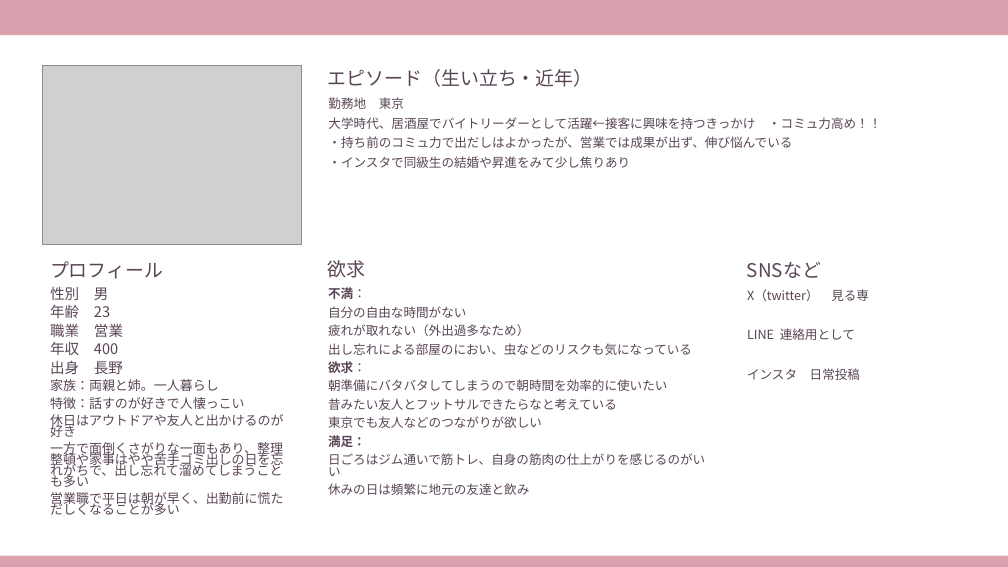
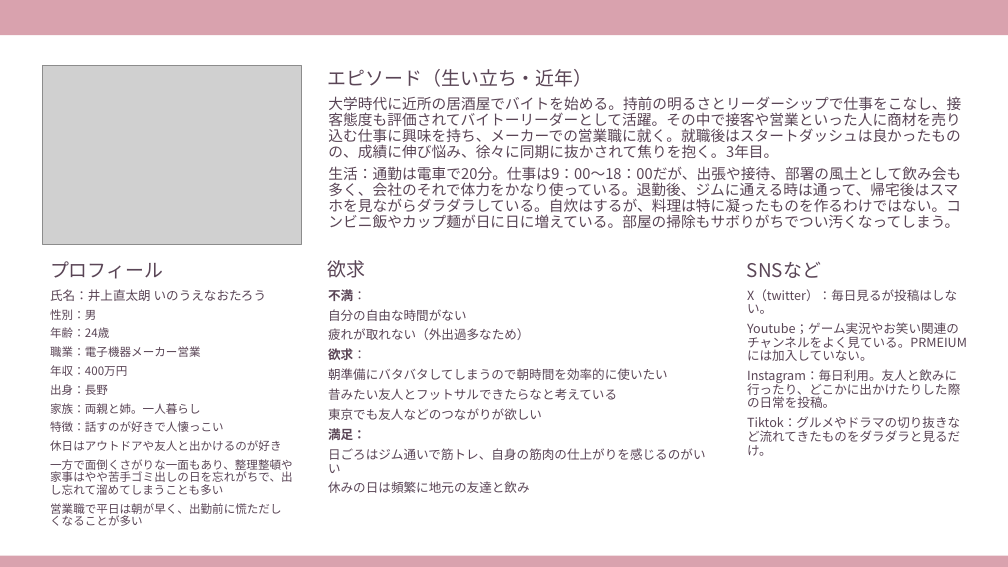
Before and after one commit to plusdojo2025/F3, a slide deck: slide 2 of documents/01_ペルソナ設定シート.pptx. Drawn at 1008x567 pixels with LibreOffice and Linux fonts; fonts in the diff are those of the drawing; grey boxes stand for pictures. Boxes give left, top, right and bottom in pixels: in the first picture for what was removed or moved away, otherwise in the second. Text is boxed around its words. In the diff, an @@ line names an element or a change of style, - is before the commit and + after.

```diff
--- a/documents/01_ペルソナ設定シート.pptx
+++ b/documents/01_ペルソナ設定シート.pptx
@@ text at (x1=328, y1=96, x2=961, y2=228): text changed; size 12 to 14 pt @@
-勤務地 東京
-大学時代、居酒屋でバイトリーダーとして活躍←接客に興味を持つきっかけ ・コミュ力高め！！
-・持ち前のコミュ力で出だしはよかったが、営業では成果が出ず、伸び悩んでいる
-・インスタで同級生の結婚や昇進をみて少し焦りあり
+大学時代に近所の居酒屋でバイトを始める。持前の明るさとリーダーシップで仕事をこなし、接客態度も評価されてバイトーリーダーとして活躍。その中で接客や営業といった人に商材を売り込む仕事に興味を持ち、メーカーでの営業職に就く。就職後はスタートダッシュは良かったものの、成績に伸び悩み、徐々に同期に抜かされて焦りを抱く。3年目。
+生活：通勤は電車で20分。仕事は9：00～18：00だが、出張や接待、部署の風土として飲み会も多く、会社のそれで体力をかなり使っている。退勤後、ジムに通える時は通って、帰宅後はスマホを見ながらダラダラしている。自炊はするが、料理は特に凝ったものを作るわけではない。コンビニ飯やカップ麺が日に日に増えている。部屋の掃除もサボりがちでつい汚くなってしまう。
@@ text at (x1=50, y1=289, x2=267, y2=395): text changed; size 13.9 to 11 pt @@
-性別 男
-年齢 23
-職業 営業
-年収 400
-出身 長野
+氏名：井上直太朗 いのうえなおたろう
+性別：男
+年齢：24歳
+職業：電子機器メーカー営業
+年収：400万円
+出身：長野
@@ text "不満：" at (x1=328, y1=289, x2=706, y2=493): line spacing 0.8 to 0.9 @@
@@ text at (x1=747, y1=289, x2=967, y2=456): text changed @@
-X（twitter） 見る専
-LINE 連絡用として
-インスタ 日常投稿
+X（twitter）：毎日見るが投稿はしない。
+Youtube；ゲーム実況やお笑い関連のチャンネルをよく見ている。PRMEIUMには加入していない。
+Instagram：毎日利用。友人と飲みに行ったり、どこかに出かけたりした際の日常を投稿。
+Tiktok：グルメやドラマの切り抜きなど流れてきたものをダラダラと見るだけ。
@@ text at (x1=328, y1=343, x2=692, y2=355): paragraph removed @@
-出し忘れによる部屋のにおい、虫などのリスクも気になっている
@@ text at (x1=50, y1=403, x2=293, y2=526): size 12.4 to 11 pt in "家族：両親と姉。一人暮らし", "特徴：話すのが好きで人懐っこい", "休日はアウトドアや友人と出かけるのが好き", "一方で面倒くさがりな一面もあり、整理整頓や家事はやや苦手ゴミ出しの日を忘れがちで、出し忘れて溜めてしまうことも多い" and 1 more places; line spacing 0.7 to 0.9 @@
```
